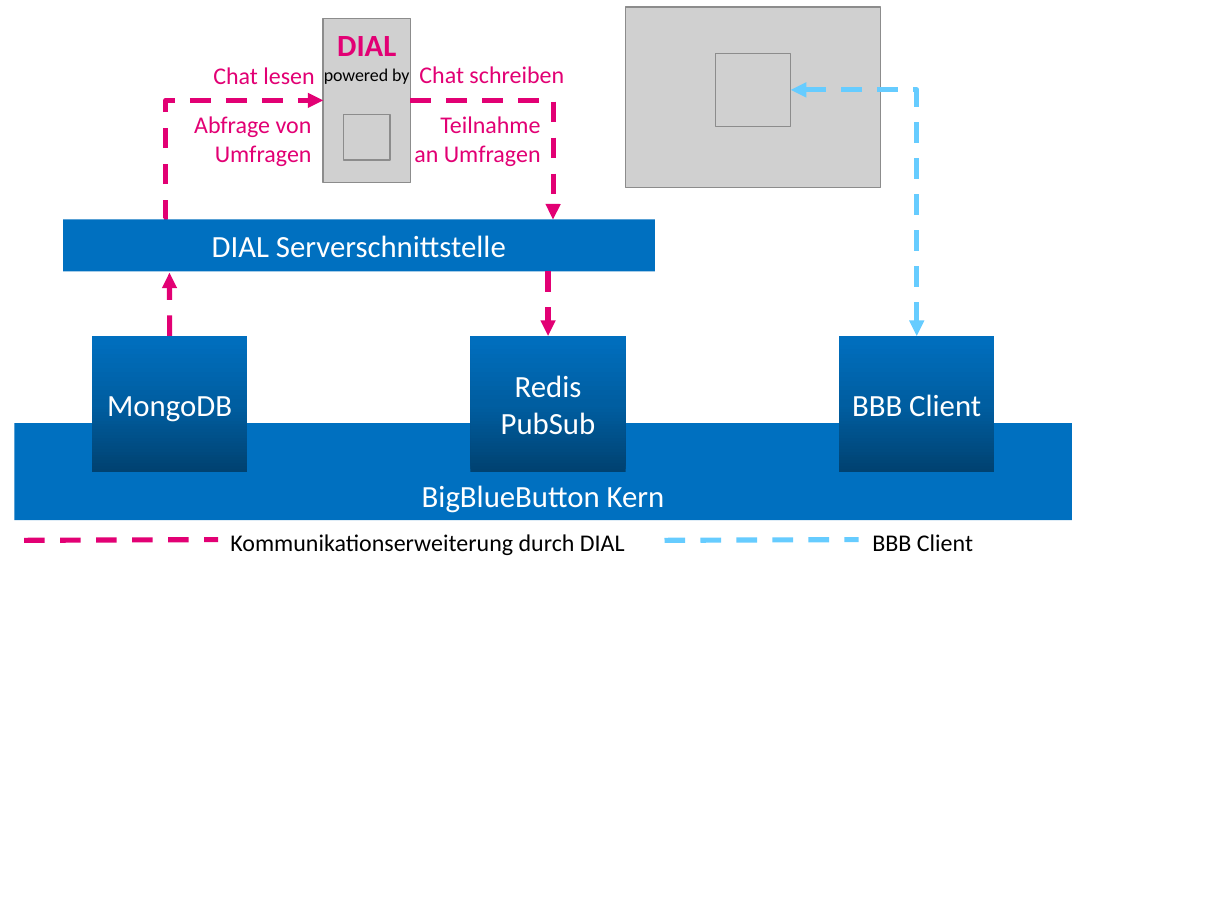
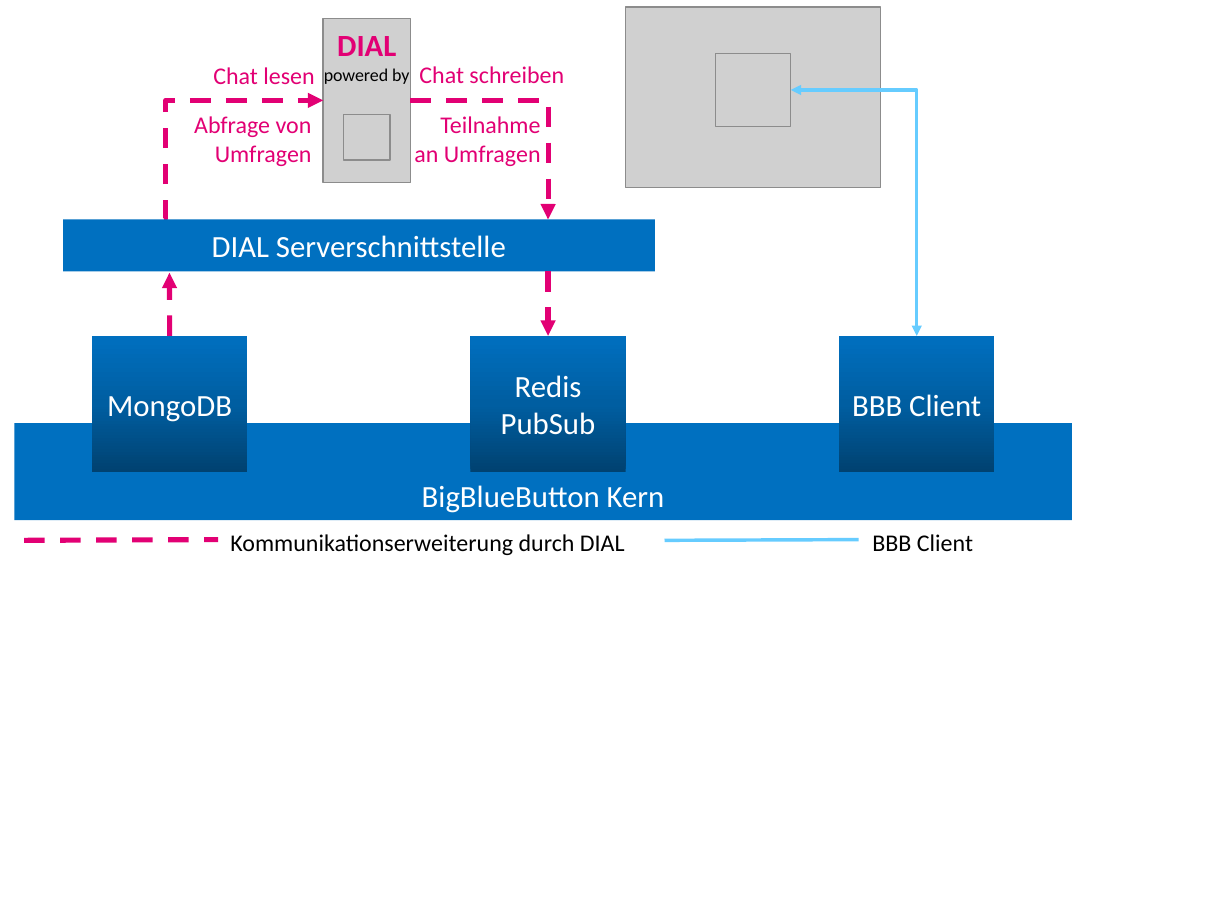
Before and after one commit to andreas-thor/papers, a slide deck: slide 7 of Grafiken/Loesungskonzepte.pptx. Drawn at 1232x924 pixels with LibreOffice and Linux fonts; fonts in the diff are those of the drawing; grey boxes stand for pictures. Boxes give left, top, right and bottom in pixels: in the first picture for what was removed or moved away, otherwise in the second. Text is boxed around its words. In the diff, an @@ line names an element or a change of style, - is before the commit and + after.

```diff
--- a/Grafiken/Loesungskonzepte.pptx
+++ b/Grafiken/Loesungskonzepte.pptx
@@ elbow arrow moved from (410, 101) - (553, 219) to (410, 101) - (548, 219) @@
@@ elbow double arrow (791, 90) - (917, 336): stroke #66CCFF 3 pt dashed to #66CCFF 2 pt @@
@@ line (664, 541) - (859, 540): stroke #66CCFF 3 pt dashed to #66CCFF 2 pt @@
```
Also in this commit, not shown: 1 other slide changed, 2 other files.
